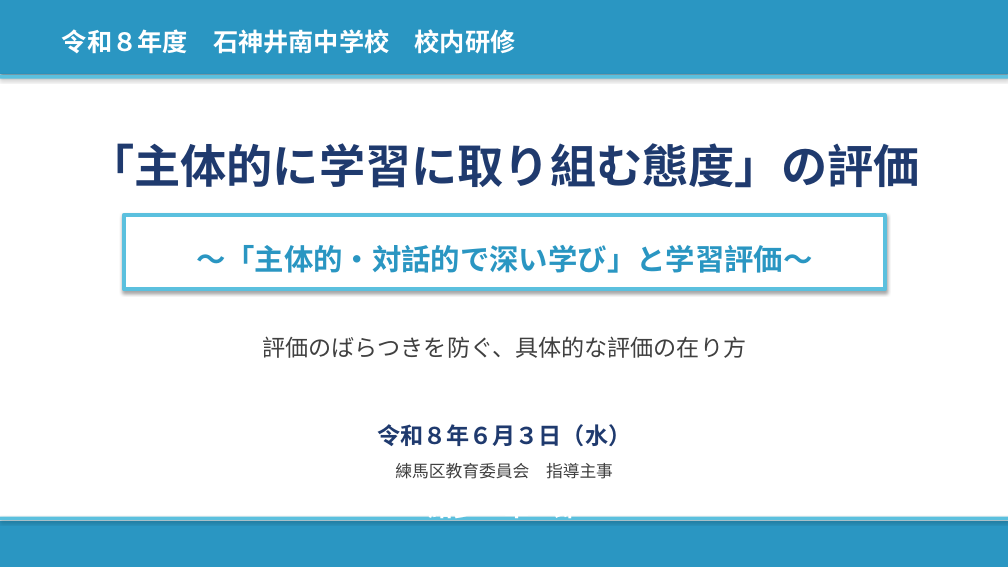
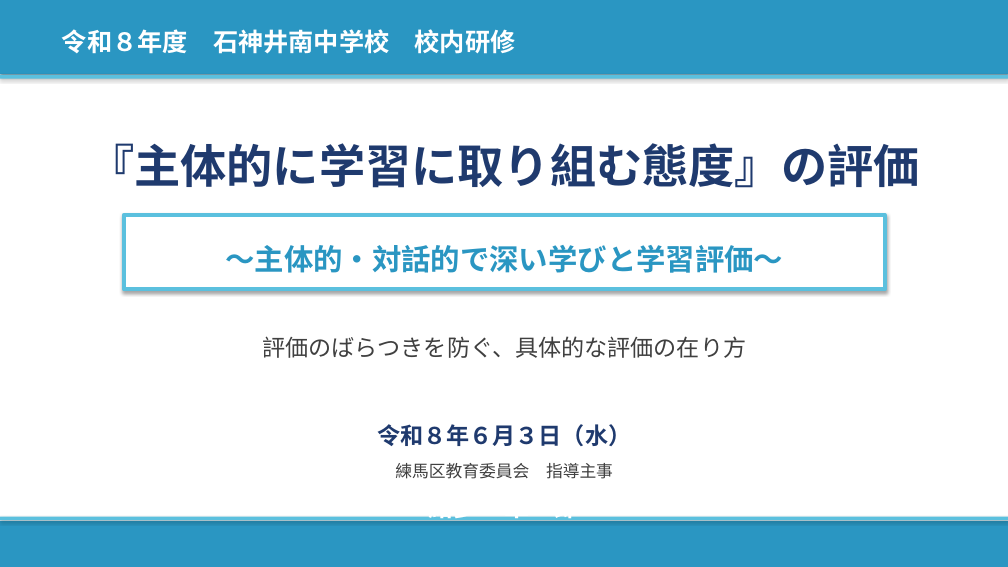
Before and after one commit to contynet730-star/con30, a slide deck: slide 1 of 講義スライド_石神井南中_20260603.pptx. Drawn at 1008x567 pixels with LibreOffice and Linux fonts; fonts in the diff are those of the drawing. Boxes give left, top, right and bottom in pixels: in the first picture for what was removed or moved away, otherwise in the second. Text is boxed around its words. In the diff, an @@ line names an element or a change of style, - is before the commit and + after.

```diff
--- a/講義スライド_石神井南中_20260603.pptx
+++ b/講義スライド_石神井南中_20260603.pptx
@@ text at (88, 143, 919, 188): text changed @@
-「主体的に学習に取り組む態度」の評価
+『主体的に学習に取り組む態度』の評価
@@ text in rectangle at (225, 245, 783, 273): text changed @@
-〜「主体的・対話的で深い学び」と学習評価〜
+〜主体的・対話的で深い学びと学習評価〜
```
Also in this commit, not shown: 25 other slides changed, 1 slide added, 1 slide removed, 1 other file.
